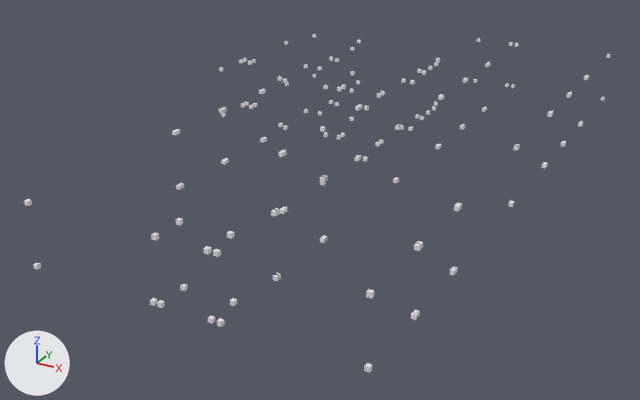
Renders of the FBX model Assets/Models/untitled.fbx from each side of a commit.
Rendered twice from a camera (50 mm lens) standing at (23.4, -26.0, 16.2) and looking at (3.4, 10.2, -1.9). Every picture has the same lights, and +X, +Y and +Z are marked at lower left. Where no turn or scale is listed for an object, it has been applied to the vertices.
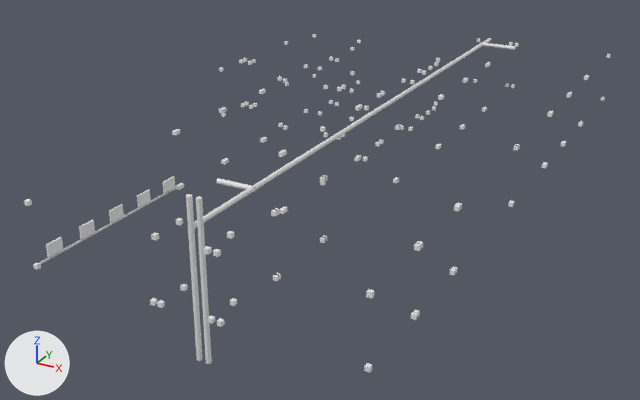
Patch to the scene script:
```diff
--- a/Assets/Models/untitled.fbx.py
+++ b/Assets/Models/untitled.fbx.py
@@ me_cube @@
+me_cube.from_pydata(...)  # a box spanning x -0.036..0.036, y -0.399..0.399, z -0.271..0.271
@@ me_cylinder_003 @@
+me_cylinder_003.from_pydata(...)  # 64 vertices, 34 faces; spans x -1.03..1.03, y -0.11..0.11, z -0.11..0.11
@@ me_cylinder_001 @@
+me_cylinder_001.from_pydata(...)  # 64 vertices, 34 faces; spans x -0.02..0.02, y -4.43..4.43, z -0.02..0.02
@@ me_cylinder_002 @@
+me_cylinder_002.from_pydata(...)  # 64 vertices, 34 faces; spans x -0.84..0.84, y -0.11..0.11, z -0.11..0.11
@@ me_cube_003 @@
+me_cube_003.from_pydata(...)  # a box spanning x -0.036..0.036, y -0.399..0.399, z -0.271..0.271
@@ me_cylinder @@
+me_cylinder.from_pydata(...)  # 64 vertices, 34 faces; spans x -0.1..0.1, y -15.8..15.8, z -0.1..0.1
@@ me_cylinder_005 @@
+me_cylinder_005.from_pydata(...)  # 64 vertices, 34 faces; spans x -0.11..0.11, y -0.11..0.11, z -3.31..3.31
@@ ob_cube @@
+ob_cube = bpy.data.objects.new('Cube', me_cube)
+ob_cube.location = (-0.94, -1.7, 0.41)
@@ ob_cylinder_002 @@
+ob_cylinder_002 = bpy.data.objects.new('Cylinder.002', me_cylinder_003)
+ob_cylinder_002.location = (7.08, 26.35, 2.95)
@@ ob_cylinder_005 @@
+ob_cylinder_005 = bpy.data.objects.new('Cylinder.005', me_cylinder_001)
+ob_cylinder_005.location = (-0.95, 0.05, 0.09)
@@ ob_cylinder_001 @@
+ob_cylinder_001 = bpy.data.objects.new('Cylinder.001', me_cylinder_002)
+ob_cylinder_001.location = (5.27, 0.17, 2.95)
@@ ob_cylinder_006 @@
+ob_cylinder_006 = bpy.data.objects.new('Cylinder.006', me_cylinder_001.copy())
+ob_cylinder_006.location = (-0.95, 0.05, 0.03)
@@ ob_cube_154 @@
+ob_cube_154 = bpy.data.objects.new('Cube.154', me_cube_003)
+ob_cube_154.location = (-0.94, 0.11, 0.41)
@@ ob_cube_153 @@
+ob_cube_153 = bpy.data.objects.new('Cube.153', me_cube_003.copy())
+ob_cube_153.location = (-0.94, 1.95, 0.41)
@@ ob_cube_152 @@
+ob_cube_152 = bpy.data.objects.new('Cube.152', me_cube_003.copy())
+ob_cube_152.location = (-0.94, 3.76, 0.41)
@@ ob_cube_155 @@
+ob_cube_155 = bpy.data.objects.new('Cube.155', me_cube_003.copy())
+ob_cube_155.location = (-0.94, -3.55, 0.41)
@@ ob_cylinder @@
+ob_cylinder = bpy.data.objects.new('Cylinder', me_cylinder)
+ob_cylinder.location = (6.03, 11.98, 2.95)
@@ ob_cylinder_004 @@
+ob_cylinder_004 = bpy.data.objects.new('Cylinder.004', me_cylinder_005)
+ob_cylinder_004.location = (6.45, -3.77, 0.85)
@@ ob_cylinder_003 @@
+ob_cylinder_003 = bpy.data.objects.new('Cylinder.003', me_cylinder_005.copy())
+ob_cylinder_003.location = (6.03, -3.77, 0.85)
```

Where the change shows, as pixel boxes (x1, y1, x2, y2) in the pictures (640 x 400 px):
'Cylinder', added
    after: (194, 38, 491, 229)
'Cylinder.003', added
    after: (186, 194, 203, 361)
'Cylinder.004', added
    after: (196, 196, 212, 364)
'Cube.155', added
    after: (46, 237, 63, 257)
'Cube', added
    after: (79, 219, 95, 239)
'Cylinder.001', added
    after: (216, 178, 255, 192)
'Cube.154', added
    after: (109, 204, 124, 223)
'Cylinder.006', added
    after: (41, 187, 178, 264)
'Cube.153', added
    after: (137, 189, 151, 207)
'Cylinder.005', added
    after: (40, 185, 179, 263)
'Cube.152', added
    after: (163, 176, 175, 193)
'Cylinder.002', added
    after: (483, 43, 516, 50)
